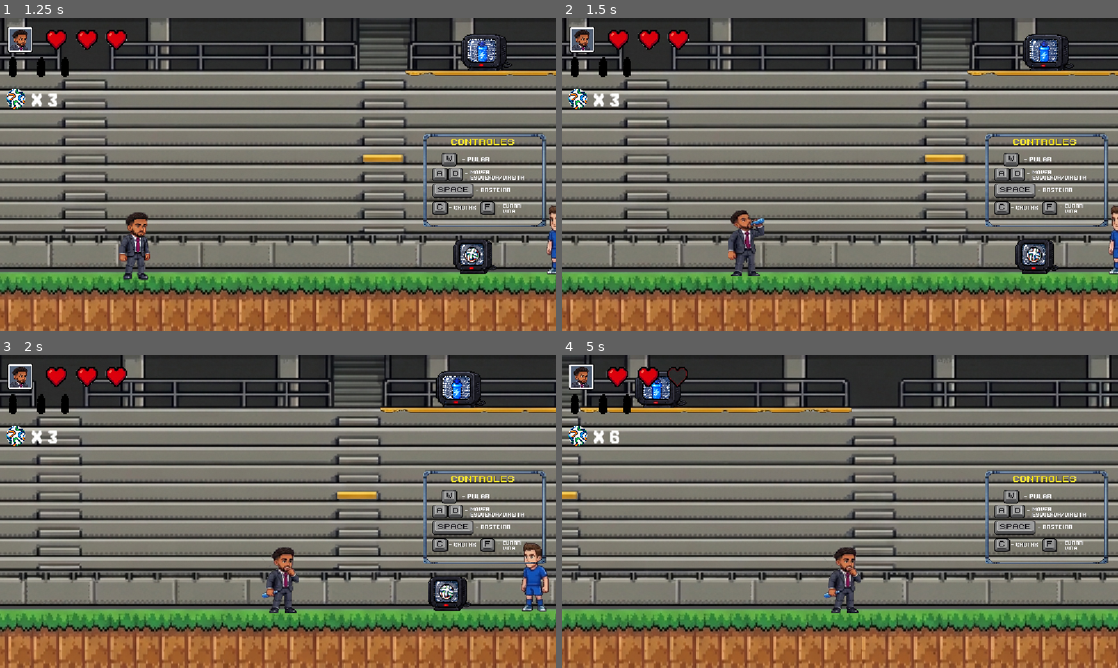
Above: before the commit, frames 1-4 (two rows, left to right).
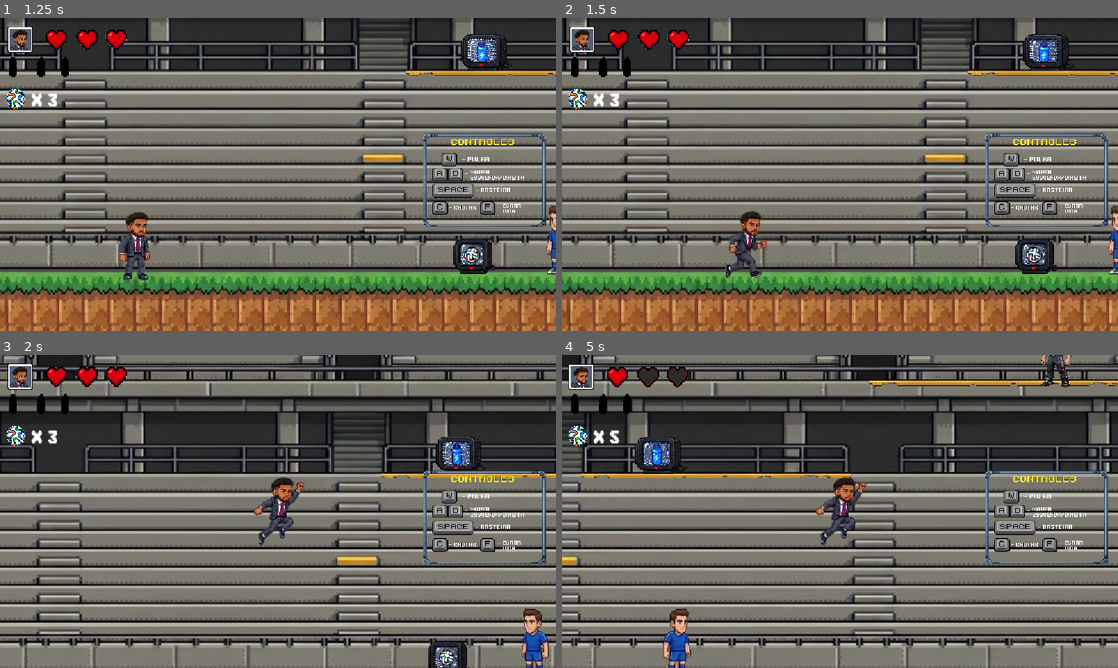
Above: after the commit, the same moments.

Repository: MicaelDosSantoss/AventurasDeUmJogador
Game: Godot game, scene res://Telas/Tela Principal/Tela_Principal.tscn
Same seed, same stepped clock (60 frames per second), same inputs: the game is played once before the commit and once after it.
Inputs (mouse positions are in pixels of both pictures, inside the frame that each line leads up to):
- Up to frame 1 (1.25 s): click (278, 193) at 0.5 s
- Up to frame 2 (1.5 s): hold Right (ir_para_direita) from 1.28 s (still down); hold F (curar_vida) from 1.28 s (still down)
- Up to frame 3 (2 s): keep holding Right (ir_para_direita); keep holding F (curar_vida); tap Up (pular) at 1.52, 1.55, 1.82 s
- Up to frame 4 (5 s): release F (curar_vida) at 2.03 s; tap Up (pular) at 2.1, 2.27, 2.57, 3.05, 3.77, 4.07, 4.52, 4.55, 4.82 s; tap F (curar_vida) at 2.3, 3.8 s; release Right (ir_para_direita) at 2.78 s; hold Left (ir_para_esquerda) 2.78-3.53 s; hold Space (carrinho) 2.78-3.53 s; hold Right (ir_para_direita) from 3.53 s (still down); tap C (chutar) at 3.6 s; hold F (curar_vida) from 4.28 s (still down)

Frame 1 is identical in both runs. In frame 2, 0.8% of the frame differs, in the area x 29-37%, y 61-84%; in frame 3, 78%, in the area x 0-100%, y 0-100%; in frame 4, 77%.

Commit message:
Bug da animação de curar só é executada caso seja possível curar, a bola de futebol causa dano.

Diff:
--- a/Aventura no Futebol/Inimigos/Inimigo (Goleiro)/personagem_(goleiro).gd
+++ b/Aventura no Futebol/Inimigos/Inimigo (Goleiro)/personagem_(goleiro).gd
@@ -26,7 +26,6 @@
 		else:
 			$AnimationPlayer.play("Goleiro (Correndo)")
 
-	print(personagem.global_position.y)
 	if (personagem.global_position.y < 200):
 		velocidade = 0
 		$AnimationPlayer.play("Goleiro (Parado)")
--- /dev/null
+++ b/Aventura no Futebol/bola.gd
@@ -0,0 +1,11 @@
+extends Area2D
+
+
+# Called when the node enters the scene tree for the first time.
+func _ready() -> void:
+	pass # Replace with function body.
+
+
+# Called every frame. 'delta' is the elapsed time since the previous frame.
+func _process(delta: float) -> void:
+	pass
--- a/Aventura no Futebol/cena_bola.tscn
+++ b/Aventura no Futebol/cena_bola.tscn
@@ -6,20 +6,15 @@
 [sub_resource type="CircleShape2D" id="CircleShape2D_a57ln"]
 radius = 19.0
 
-[sub_resource type="Animation" id="Animation_54ixj"]
-resource_name = "movendo"
-length = 0.6
-step = 0.2
-
-[sub_resource type="AnimationLibrary" id="AnimationLibrary_eetmf"]
-_data = {
-&"movendo": SubResource("Animation_54ixj")
-}
+[sub_resource type="CircleShape2D" id="CircleShape2D_l42ct"]
+radius = 19.026299
 
 [node name="Bola" type="Node2D" unique_id=1346768559]
 position = Vector2(567, 333)
 
 [node name="CharacterBody2D" type="CharacterBody2D" parent="." unique_id=1225812022]
+collision_layer = 2
+collision_mask = 4
 script = ExtResource("1_54ixj")
 
 [node name="Sprite2D" type="Sprite2D" parent="CharacterBody2D" unique_id=1767896318]
@@ -32,6 +27,12 @@
 shape = SubResource("CircleShape2D_a57ln")
 disabled = true
 
-[node name="AnimationPlayer" type="AnimationPlayer" parent="." unique_id=452037294]
-libraries/ = SubResource("AnimationLibrary_eetmf")
-autoplay = &"movendo"
+[node name="Area2D" type="Area2D" parent="CharacterBody2D" unique_id=2041839161]
+collision_layer = 2
+collision_mask = 4
+
+[node name="Collision" type="CollisionShape2D" parent="CharacterBody2D/Area2D" unique_id=2138002702]
+position = Vector2(0, 1)
+shape = SubResource("CircleShape2D_l42ct")
+
+[connection signal="body_entered" from="CharacterBody2D/Area2D" to="CharacterBody2D" method="Dano_inimigo"]
--- a/Aventura no Futebol/cena_chefao.tscn
+++ /dev/null
@@ -1,36 +0,0 @@
-[gd_scene format=3 uid="uid://sclf25d6u7ft"]
-
-[ext_resource type="Texture2D" uid="uid://bl2t4ih3dbml5" path="res://chefao.png" id="1_gxdst"]
-
-[sub_resource type="RectangleShape2D" id="RectangleShape2D_wb0th"]
-size = Vector2(157.5, 263.5)
-
-[sub_resource type="Animation" id="Animation_gxdst"]
-resource_name = "andando"
-
-[sub_resource type="Animation" id="Animation_uwolq"]
-resource_name = "atacando"
-
-[sub_resource type="Animation" id="Animation_1ykln"]
-resource_name = "parado"
-
-[sub_resource type="AnimationLibrary" id="AnimationLibrary_duija"]
-_data = {
-&"andando": SubResource("Animation_gxdst"),
-&"atacando": SubResource("Animation_uwolq"),
-&"parado": SubResource("Animation_1ykln")
-}
-
-[node name="Chefao" type="Node2D" unique_id=171596232]
-
-[node name="CharacterBody2D" type="CharacterBody2D" parent="." unique_id=2052264740]
-
-[node name="Sprite2D" type="Sprite2D" parent="CharacterBody2D" unique_id=878548664]
-texture = ExtResource("1_gxdst")
-
-[node name="CollisionShape2D" type="CollisionShape2D" parent="CharacterBody2D" unique_id=1981743566]
-position = Vector2(-125.75, -174.75)
-shape = SubResource("RectangleShape2D_wb0th")
-
-[node name="AnimationPlayer" type="AnimationPlayer" parent="CharacterBody2D" unique_id=1213590902]
-libraries/ = SubResource("AnimationLibrary_duija")
--- a/Aventura no Futebol/cena_jogador2.tscn
+++ b/Aventura no Futebol/cena_jogador2.tscn
@@ -2,7 +2,6 @@
 
 [ext_resource type="Script" uid="uid://cy0iixbud3gru" path="res://script_personagem.gd" id="1_ee3mg"]
 [ext_resource type="Texture2D" uid="uid://cwirlio2vt75x" path="res://Jogador Claudio.png" id="2_ee3mg"]
-[ext_resource type="AudioStream" uid="uid://c4fggu5yh7xd5" path="res://Sons/Pulando.mp3" id="3_5y7f4"]
 
 [sub_resource type="RectangleShape2D" id="RectangleShape2D_64uw6"]
 size = Vector2(43, 126.5)
@@ -210,9 +209,6 @@
 [node name="AnimationPlayer" type="AnimationPlayer" parent="Personagem" unique_id=1418428681]
 libraries/ = SubResource("AnimationLibrary_ablbj")
 
-[node name="AudioStreamPlayer_Pulando" type="AudioStreamPlayer" parent="Personagem" unique_id=1914064683]
-stream = ExtResource("3_5y7f4")
-
 [node name="Area2D" type="Area2D" parent="Personagem" unique_id=448714343]
 position = Vector2(0, 1)
 collision_layer = 2
--- a/Aventura no Futebol/script_bola.gd
+++ b/Aventura no Futebol/script_bola.gd
@@ -7,3 +7,19 @@
 	velocity.x = velocidade * direcao
 	velocity.y = 0
 	move_and_slide()
+
+func Dano_inimigo(body: Node2D) -> void:
+
+	if( body.name == 'Coletavel (Municao)'):
+		print("Pegou o Coletavel...")
+		ScriptGlobal.qtd_municao += 3
+
+	if( body.name == 'Coletavel (Garrafas)'):
+
+		if (ScriptGlobal.qtd_garrafas > 0 || ScriptGlobal.qtd_garrafas < 4):
+			print("Pegou o Coletavel...")
+			ScriptGlobal.qtd_garrafas += 1
+
+	if ( body.name != "Personagem" && body.name != "Cenario" && body.name != "Cenario"):
+			body.queue_free()
+			get_parent().queue_free()
--- a/Aventura no Futebol/script_personagem.gd
+++ b/Aventura no Futebol/script_personagem.gd
@@ -29,7 +29,6 @@
 
 		if(not animando):
 			velocity.y = -forca_pulo
-			$AudioStreamPlayer_Pulando.play()
 
 	if (is_on_floor()):
 		if ($AnimationPlayer.current_animation==""):
@@ -50,8 +49,9 @@
 			animando = true
 
 		if (Input.is_action_pressed("curar_vida")):
-			$AnimationPlayer.play("Curar_Vida")
-			animando = true
+			if (ScriptGlobal.qtd_vidas < 3 && ScriptGlobal.qtd_garrafas > 0):
+				$AnimationPlayer.play("Curar_Vida")
+				animando = true
 
 	else:
 		$AnimationPlayer.play("pulando")
Not shown, added: Aventura no Futebol/bola.gd.uid
